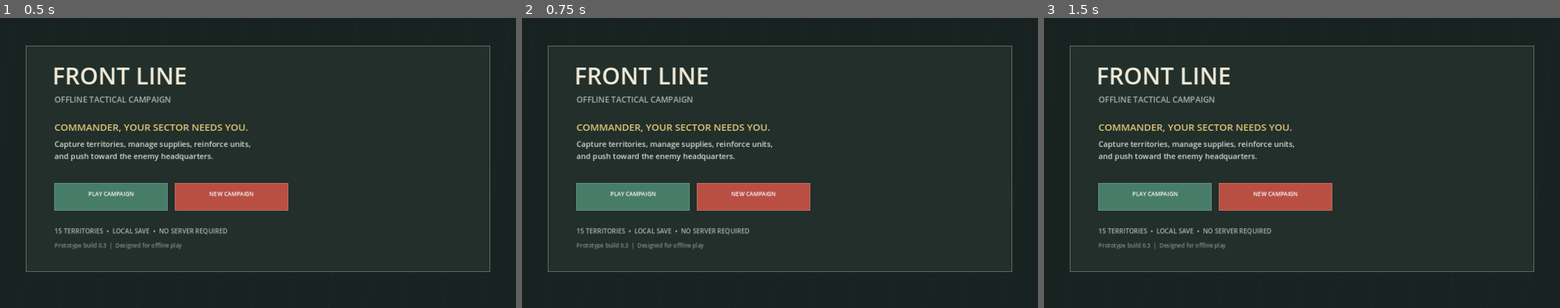
Above: before the commit, frames 1-3 (left to right).
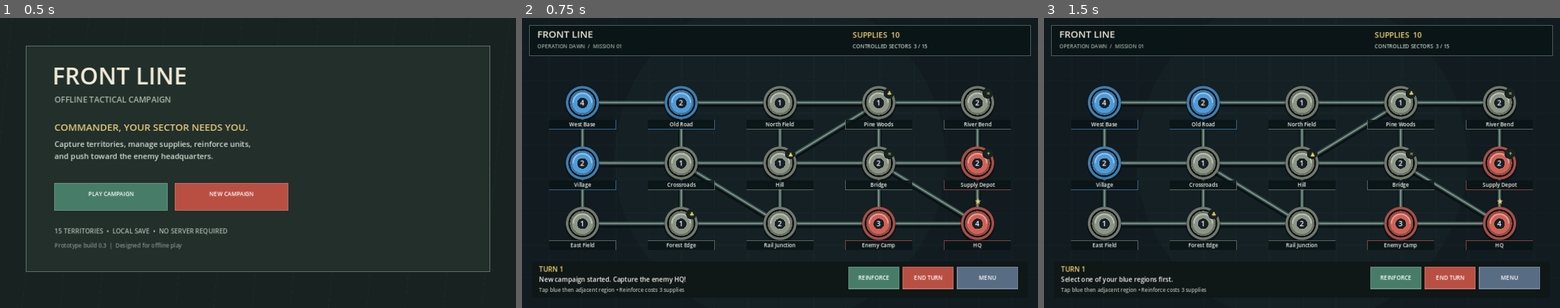
Above: after the commit, the same moments.

Repository: Javadmk1/Front-Line
Game: Godot game, scene res://scenes/Main.tscn
Two runs of this game, one before a commit and one after it. Both use one fixed random seed, a clock stepped at 60 frames per second and the inputs below.
Inputs (mouse positions are in pixels of both pictures, inside the frame that each line leads up to):
- Up to frame 1 (0.5 s): no input
- Up to frame 2 (0.75 s): tap Enter at 0.5 s; move the mouse to (893, 148) at 0.52 s; click (893, 148) at 0.67 s
- Up to frame 3 (1.5 s): tap Space at 1.25 s; move the mouse to (1198, 177) at 1.27 s; click (1198, 177) at 1.42 s

Frame 1 is identical in both runs. In frame 2, 31% of the frame differs, in the area x 1-99%, y 2-95%; in frame 3, 31%.

Commit message:
Fix Android Play tap and viewport coordinate handling

Diff:
--- a/scripts/Main.gd
+++ b/scripts/Main.gd
@@ -208,25 +208,22 @@
 	draw_string(ThemeDB.fallback_font, rect.position + Vector2(10, 32), label, HORIZONTAL_ALIGNMENT_CENTER, rect.size.x - 20, 14, Color.WHITE)
 
 func _input(event: InputEvent) -> void:
-	# Process native touch events and mouse clicks separately. Mouse emulation from
-	# touch is disabled in project.godot so a single finger tap is never handled twice.
+	# InputEvent.position is already in viewport coordinates. The menu and map are
+	# drawn in this root viewport, so applying a second canvas transform can move
+	# the tap away from the visible button on some Android aspect ratios.
 	if event is InputEventScreenTouch:
 		if event.pressed and not event.canceled:
-			_handle_tap(make_canvas_position_local(event.position))
+			_handle_tap(event.position)
 	elif event is InputEventMouseButton:
 		if event.pressed and event.button_index == MOUSE_BUTTON_LEFT:
-			_handle_tap(make_canvas_position_local(event.position))
+			_handle_tap(event.position)
 
 func _handle_tap(pos: Vector2) -> void:
 	if show_menu:
-		# PLAY always begins at Mission 01 with the original starting territories.
-		# This makes the main Play button enter gameplay immediately, not resume
-		# a stale or completed save that may look like the wrong starting stage.
-		if Rect2(Vector2(135, 410), Vector2(280, 68)).has_point(pos):
-			_restart_game()
-		elif Rect2(Vector2(435, 410), Vector2(280, 68)).has_point(pos):
-			_restart_game()
-		queue_redraw()
+		# Both menu actions start a campaign. Make the whole menu surface a safe
+		# fallback too, so letterboxing/scaling cannot trap the player on this screen.
+		# Taps on PLAY or NEW CAMPAIGN still start Mission 01 immediately.
+		_restart_game()
 		return
 	if Rect2(Vector2(1080, 618), Vector2(150, 54)).has_point(pos):
 		show_menu = true
